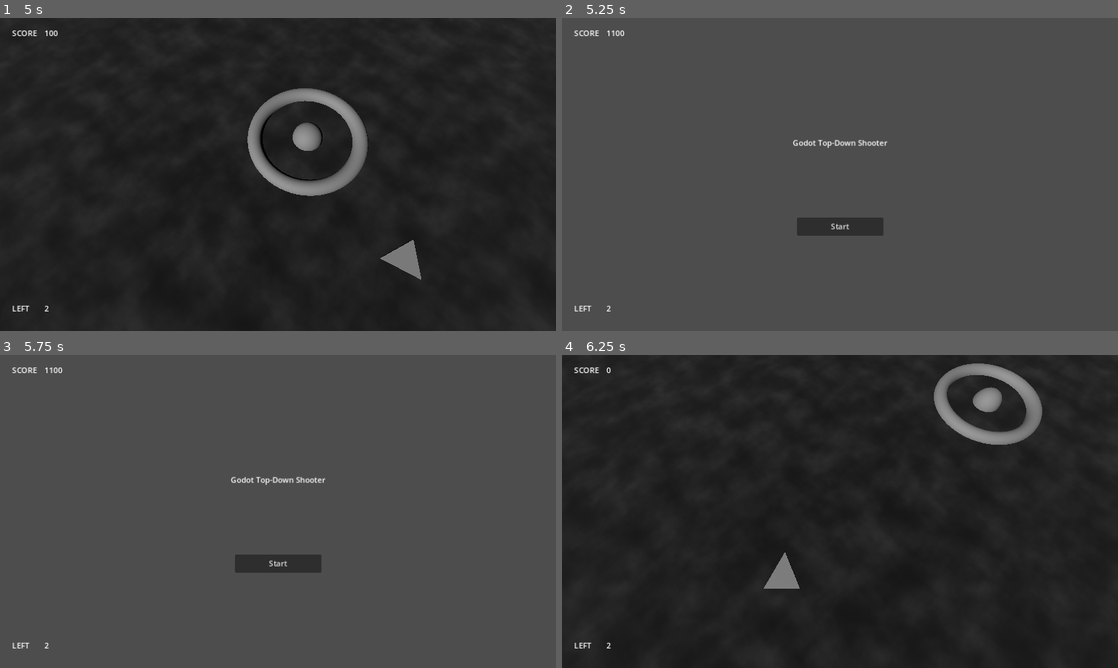
Above: before the commit, frames 1-4 (two rows, left to right).
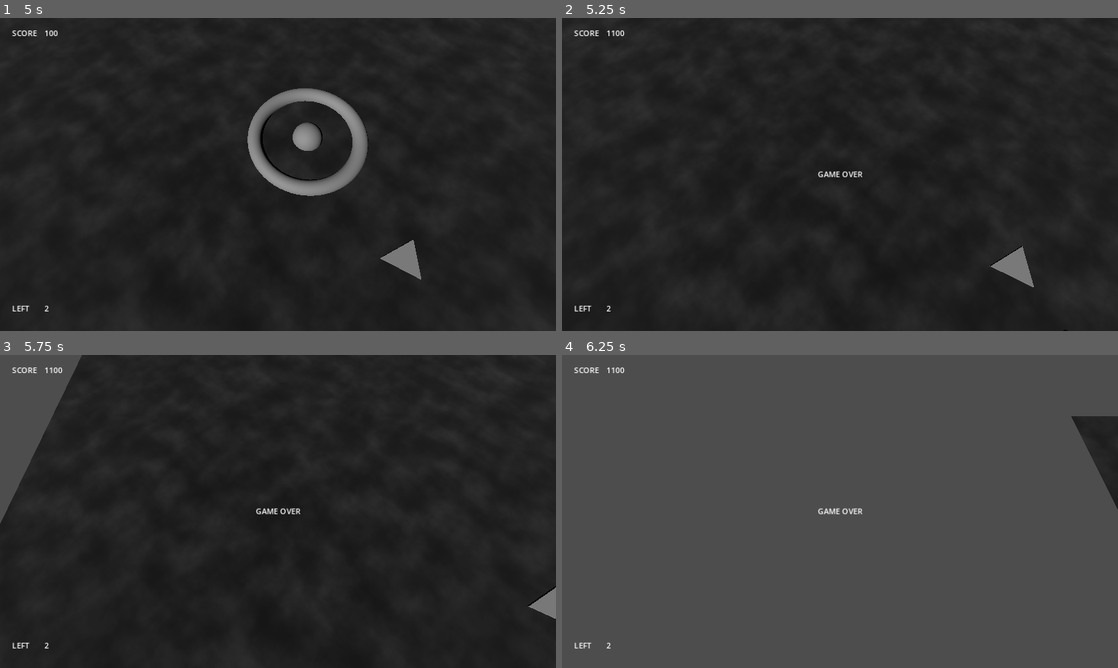
Above: after the commit, the same moments.

Repository: korinVR/TopDownShooterExample
Game: Godot game, scene res://main.tscn
Two runs of this game, one before a commit and one after it. Both use one fixed random seed, a clock stepped at 60 frames per second and the inputs below.
Inputs (mouse positions are in pixels of both pictures, inside the frame that each line leads up to):
- Up to frame 1 (5 s): click "Start" at 0.5 s; hold Right (ui_right) 1.28-2.03 s; tap Space (Fire) every 0.75 s from 1.35 to 4.35 s; hold Down (ui_down) 2.03-2.78 s; hold Right (ui_right) 2.78-3.53 s; hold Up (ui_up) 3.53-4.28 s; hold Left (ui_left) from 4.28 s (still down)
- Up to frame 2 (5.25 s): keep holding Left (ui_left); tap Space (Fire) at 5.1 s
- Up to frame 3 (5.75 s): keep holding Left (ui_left)
- Up to frame 4 (6.25 s): release Left (ui_left) at 5.75 s; click (840, 564) at 5.75 s, where only the run before the commit has a clickable "Start"

Frame 1 is identical in both runs. In frame 2, 99% of the frame differs, in the area x 0-100%, y 0-100%; in frame 3, 95%; in frame 4, 98%.

Commit message:
Add gameover message

Diff:
--- a/main.gd
+++ b/main.gd
@@ -4,6 +4,7 @@
 const Level = preload("res://levels/level_1.tscn")
 
 const Player = preload("res://player/player.tscn")
+const Message = preload("res://message/message.tscn")
 
 signal reset_pressed()
 
@@ -43,10 +44,17 @@
 
 				await get_tree().process_frame
 
+			if GameState.is_gameover:
+				var message := Message.instantiate()
+				message.initialize("GAME OVER")
+				add_child(message)
+
+				await get_tree().create_timer(5).timeout
+				level.free()
+				break
+
 			level.free()
 
-			if GameState.is_gameover:
-				break
 
 func _input(event: InputEvent) -> void:
 	if event.is_action_pressed("Reset"):
--- /dev/null
+++ b/message/message.gd
@@ -0,0 +1,8 @@
+extends Node2D
+
+func initialize(message: String) -> void:
+	$Label.text = message
+
+func _ready() -> void:
+	await get_tree().create_timer(5).timeout
+	queue_free()
--- /dev/null
+++ b/message/message.tscn
@@ -0,0 +1,21 @@
+[gd_scene load_steps=2 format=3 uid="uid://cxoqyo7lms4pg"]
+
+[ext_resource type="Script" path="res://message/message.gd" id="1_v1iye"]
+
+[node name="Message" type="Node2D"]
+position = Vector2(576, 324)
+script = ExtResource("1_v1iye")
+
+[node name="Label" type="Label" parent="."]
+anchors_preset = 8
+anchor_left = 0.5
+anchor_top = 0.5
+anchor_right = 0.5
+anchor_bottom = 0.5
+offset_left = -20.0
+offset_top = -11.5
+offset_right = 20.0
+offset_bottom = 11.5
+grow_horizontal = 2
+grow_vertical = 2
+text = "DUMMY MESSAGE"
